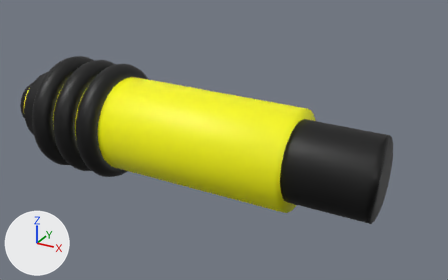
The glTF model assets/weapon/weapon.glb: old version first, new version second.
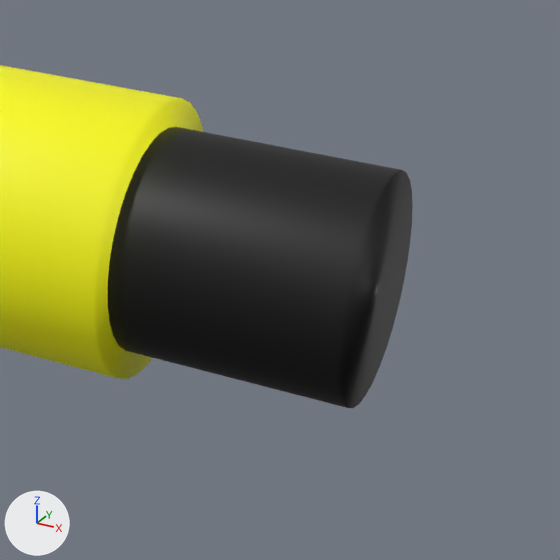
Each version is shown whole from a camera (50 mm lens) standing at (6.58, -9.91, 5.05) and looking at (0.99, 0.24, -0.02), then close up on the part from 54% to 100% of the width and 26% to 100% of the height. Lighting does not change. The marker at lower left points along +X, +Y and +Z. Where no turn or scale is listed for an object, it has been applied to the vertices.
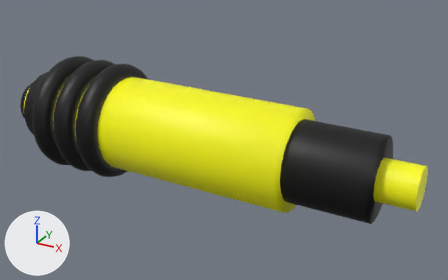
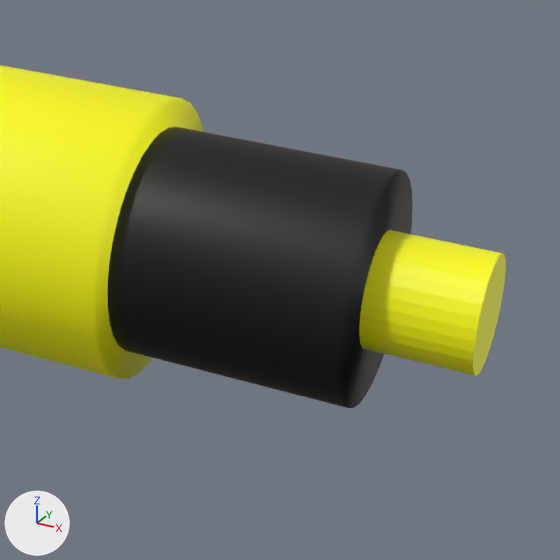
Location of each change, [x1, y1, x2, y2] in pixels of the close-ups (560 x 560 px):
'Trigger', added (yellow): after [359, 230, 506, 376]

The change in detail:
Mesh me_cylinder_001 is new.
It has 64 vertices, 124 faces and spans x -1.0..1.0, y -0.4..0.4, z -0.4..0.4.
It uses material mat_yellow (yellow #ffff00).
Object 'Trigger' (ob_trigger) is new; it shows me_cylinder_001.
Its location is (4.0, 0.0, 0.0).
